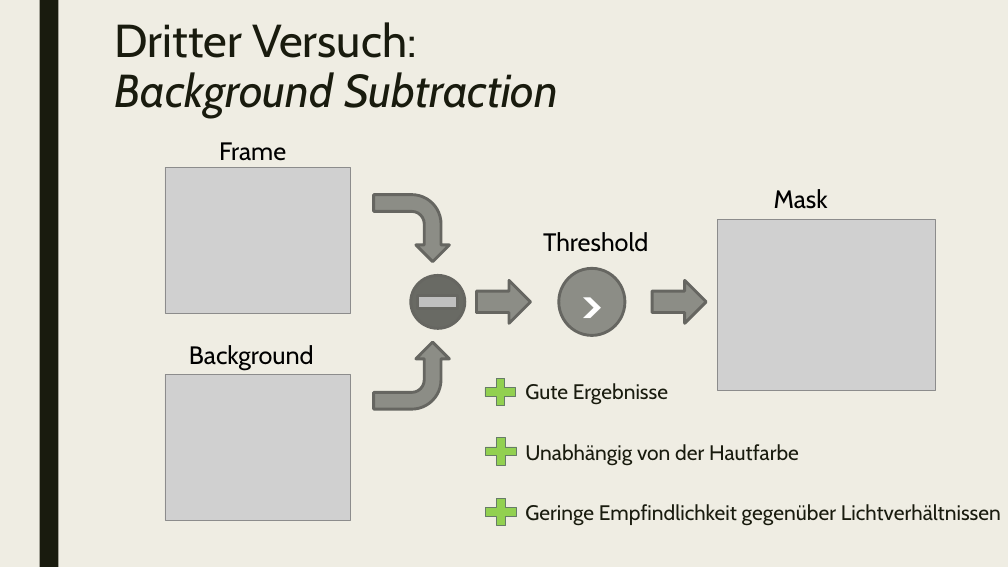
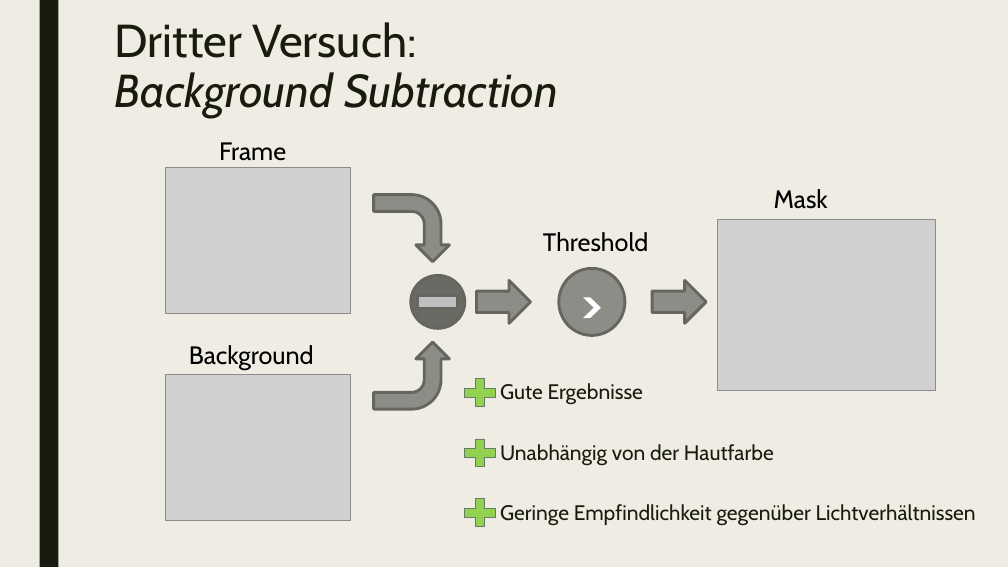
Before and after one commit to uol-mediaprocessing-201920/group-projects-hand-gesture, a slide deck: slide 13 of gesture_recognition.pptx. Drawn at 1008x567 pixels with LibreOffice and Linux fonts; fonts in the diff are those of the drawing; grey boxes stand for pictures. Boxes give left, top, right and bottom in pixels: in the first picture for what was removed or moved away, otherwise in the second. Text is boxed around its words. In the diff, an @@ line names an element or a change of style, - is before the commit and + after.

```diff
--- a/gesture_recognition.pptx
+++ b/gesture_recognition.pptx
@@ text "Gute Ergebnisse": place and size @@
-text "Gute Ergebnisse" at bbox=[525, 383, 1001, 526]
+text "Gute Ergebnisse" at bbox=[500, 383, 976, 526]
@@ 3 plus signs: place and size @@
-3 plus signs at bbox=[479, 374, 523, 531]
+3 plus signs at bbox=[459, 374, 501, 531]
```
Also in this commit, not shown: 5 other slides changed, 1 slide removed.
